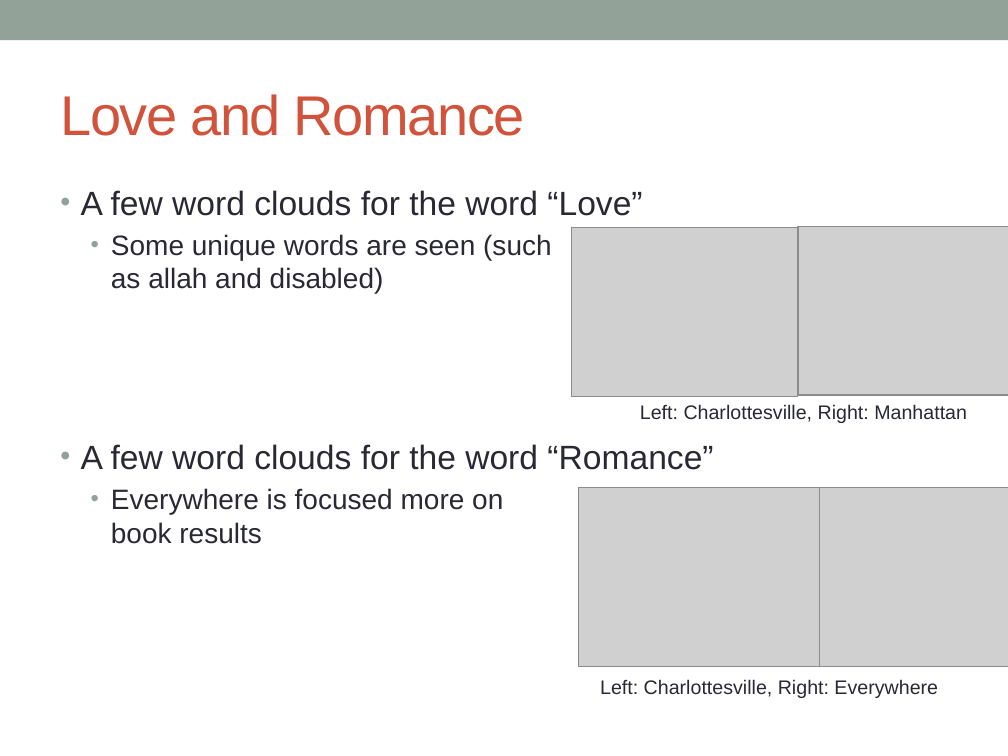
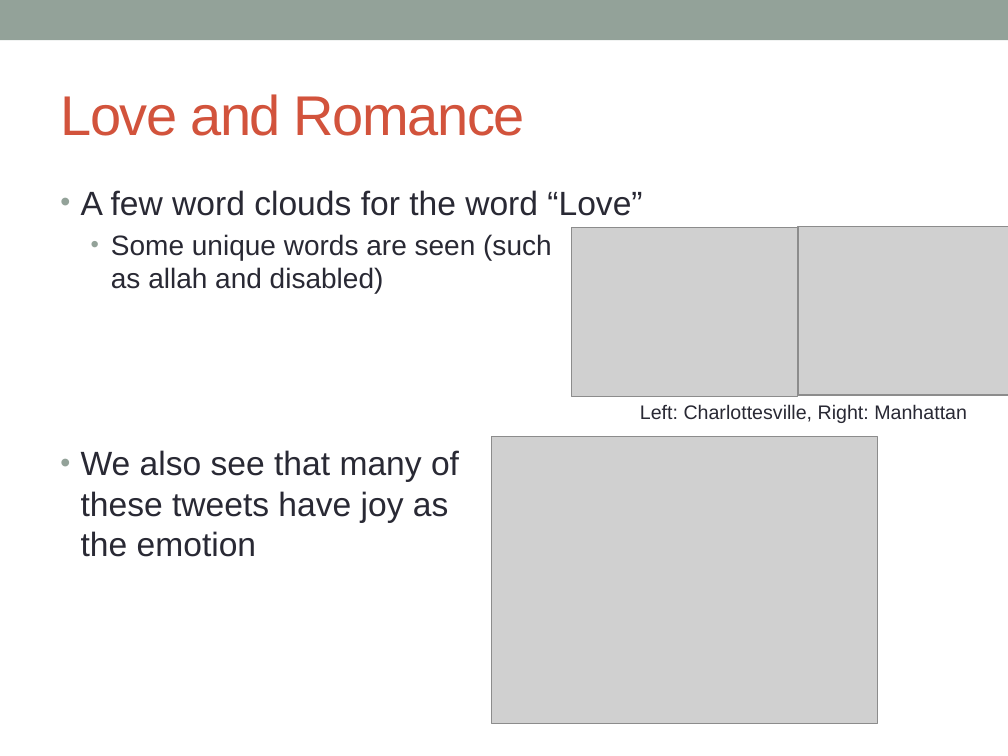
Before and after one commit to jonathanbae/4559Project1, a slide deck: slide 8 of baej.lih.project-1.pptx. Drawn at 1008x756 pixels with LibreOffice and Linux fonts; fonts in the diff are those of the drawing; grey boxes stand for pictures. Boxes give left, top, right and bottom in pixels: in the first picture for what was removed or moved away, otherwise in the second. Text is boxed around its words. In the diff, an @@ line names an element or a change of style, - is before the commit and + after.

```diff
--- a/baej.lih.project-1.pptx
+++ b/baej.lih.project-1.pptx
@@ picture added at bbox=[492, 436, 878, 723] @@
@@ text at bbox=[81, 450, 459, 557]: text changed; size 20 to 24 pt @@
-• A few word clouds for the word “Romance”
-  • Everywhere is focused more on
-    book results
+• We also see that many of
+  these tweets have joy as
+  the emotion
@@ picture removed at bbox=[579, 487, 820, 666] @@
@@ picture removed at bbox=[787, 487, 1008, 666] @@
@@ text removed at bbox=[600, 679, 938, 698] @@
-Left: Charlottesville, Right: Everywhere
```
Also in this commit, not shown: 1 slide added, 2 other files.
